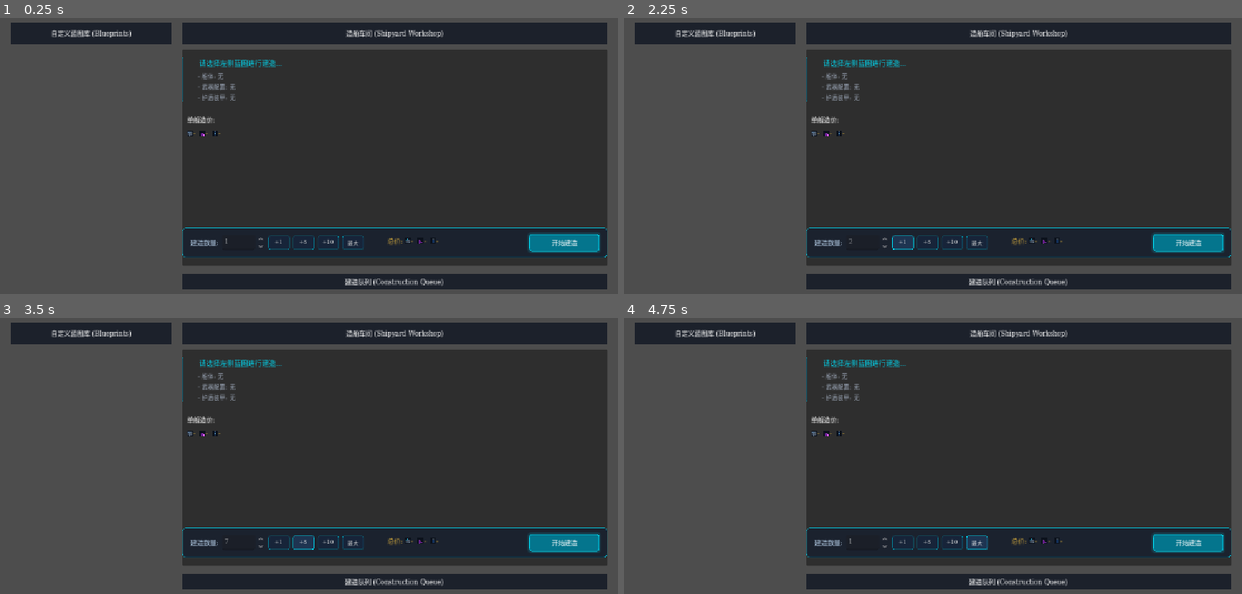
Above: before the commit, frames 1-4 (two rows, left to right).
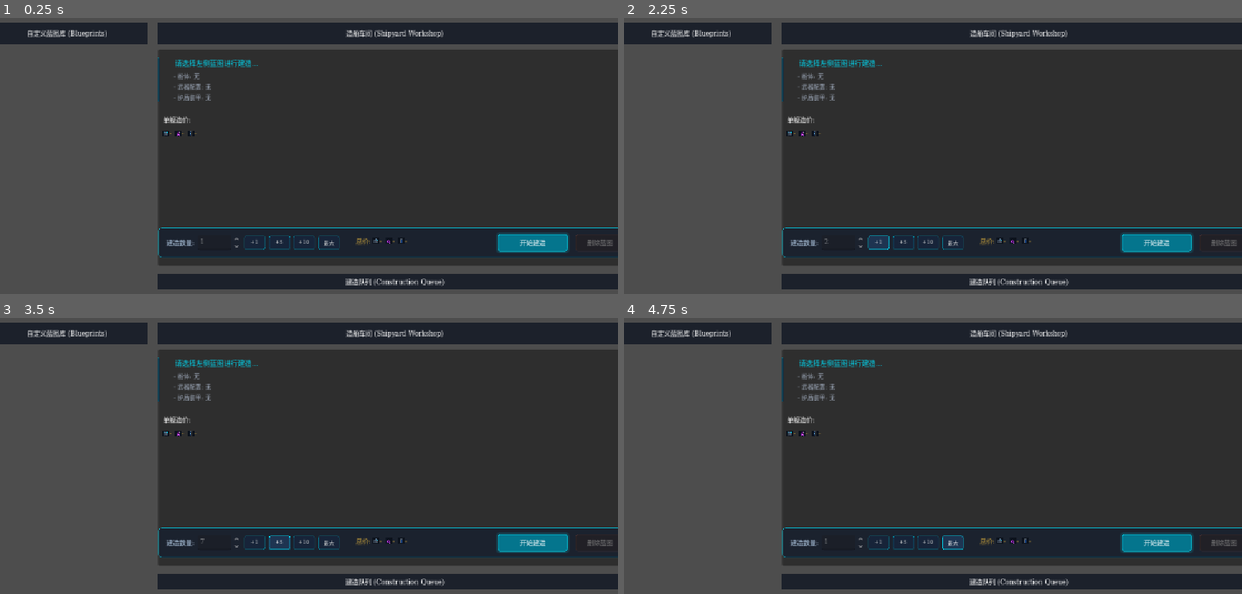
Above: after the commit, the same moments.

Repository: daizi-lab/Xgame
Game: Godot game, scene res://src/ui/shipyard_ui.tscn
Two runs of this game, one before a commit and one after it. Both use one fixed random seed, a clock stepped at 60 frames per second and the inputs below. This scene is started directly instead of the project's main scene.
Inputs:
- Up to frame 1 (0.25 s): no input
- Up to frame 2 (2.25 s): click "开始建造" at 0.5 s; click "开始建造" at 1.25 s; click "+1" at 2 s
- Up to frame 3 (3.5 s): click "+5" at 2.75 s
- Up to frame 4 (4.75 s): click "+10" at 3.5 s; click "最大" at 4.25 s

The runs differ from the first frame. In frame 1, 7.7% of the frame differs, in the area x 0-100%, y 1-99%; in frame 2, 7.9%; in frame 3, 7.8%; in frame 4, 7.8%.

Commit message:
feat: reset ship blueprints on new game and add delete blueprint button to shipyard

Diff:
--- a/src/ui/main_menu.gd
+++ b/src/ui/main_menu.gd
@@ -343,9 +343,12 @@
 	)
 
 	confirm_btn.pressed.connect(func():
-		# Delete old save to start fresh
+		# Delete old save and blueprints to start fresh
 		if FileAccess.file_exists(SAVE_PATH):
 			DirAccess.remove_absolute(SAVE_PATH)
+		var bp_path = "user://ssw_blueprints.json"
+		if FileAccess.file_exists(bp_path):
+			DirAccess.remove_absolute(bp_path)
 
 		# Save selections to static properties of MainGameHub
 		var hub_script = load("res://src/ui/main_game_hub.gd")
--- a/src/ui/shipyard_ui.gd
+++ b/src/ui/shipyard_ui.gd
@@ -19,6 +19,7 @@
 var blueprints: Dictionary = {}
 var selected_bp_name: String = ""
 const BLUEPRINTS_SAVE_PATH = "user://ssw_blueprints.json"
+var delete_button: Button
 
 func initialize(p_planet: Planet, p_global_res: Dictionary) -> void:
 	planet = p_planet
@@ -288,6 +289,79 @@
 			build_button.add_theme_color_override("font_disabled_color", Color(0.5, 0.5, 0.5))
 			build_button.mouse_default_cursor_shape = Control.CURSOR_POINTING_HAND
 
+			# Create delete blueprint button programmatically
+			delete_button = Button.new()
+			delete_button.name = "DeleteBlueprintButton"
+			delete_button.text = "删除蓝图"
+			delete_button.custom_minimum_size = Vector2(90, 32)
+			delete_button.size_flags_vertical = SIZE_SHRINK_CENTER
+			right_hbox.add_child(delete_button)
+
+			# Red warning stylebox for delete button
+			var del_normal = StyleBoxFlat.new()
+			del_normal.bg_color = Color(0.35, 0.12, 0.12, 0.8)
+			del_normal.border_width_left = 1
+			del_normal.border_width_top = 1
+			del_normal.border_width_right = 1
+			del_normal.border_width_bottom = 1
+			del_normal.border_color = Color(1.0, 0.3, 0.2, 1.0)
+			del_normal.corner_radius_top_left = 4
+			del_normal.corner_radius_top_right = 4
+			del_normal.corner_radius_bottom_left = 4
+			del_normal.corner_radius_bottom_right = 4
+			del_normal.shadow_color = Color(1.0, 0.3, 0.2, 0.25)
+			del_normal.shadow_size = 5
+
+			var del_hover = StyleBoxFlat.new()
+			del_hover.bg_color = Color(0.45, 0.15, 0.15, 0.9)
+			del_hover.border_width_left = 1
+			del_hover.border_width_top = 1
+			del_hover.border_width_right = 1
+			del_hover.border_width_bottom = 1
+			del_hover.border_color = Color(1.0, 0.45, 0.35, 1.0)
+			del_hover.corner_radius_top_left = 4
+			del_hover.corner_radius_top_right = 4
+			del_hover.corner_radius_bottom_left = 4
+			del_hover.corner_radius_bottom_right = 4
+			del_hover.shadow_color = Color(1.0, 0.3, 0.2, 0.4)
+			del_hover.shadow_size = 8
+
+			var del_pressed = StyleBoxFlat.new()
+			del_pressed.bg_color = Color(0.28, 0.08, 0.08, 0.9)
+			del_pressed.border_width_left = 1
+			del_pressed.border_width_top = 1
+			del_pressed.border_width_right = 1
+			del_pressed.border_width_bottom = 1
+			del_pressed.border_color = Color(1.0, 0.3, 0.2, 1.0)
+			del_pressed.corner_radius_top_left = 4
+			del_pressed.corner_radius_top_right = 4
+			del_pressed.corner_radius_bottom_left = 4
+			del_pressed.corner_radius_bottom_right = 4
+
+			var del_disabled = StyleBoxFlat.new()
+			del_disabled.bg_color = Color(0.15, 0.12, 0.12, 0.5)
+			del_disabled.border_width_left = 1
+			del_disabled.border_width_top = 1
+			del_disabled.border_width_right = 1
+			del_disabled.border_width_bottom = 1
+			del_disabled.border_color = Color(0.3, 0.2, 0.2, 0.5)
+			del_disabled.corner_radius_top_left = 4
+			del_disabled.corner_radius_top_right = 4
+			del_disabled.corner_radius_bottom_left = 4
+			del_disabled.corner_radius_bottom_right = 4
+			del_disabled.shadow_size = 0
+
+			delete_button.add_theme_stylebox_override("normal", del_normal)
+			delete_button.add_theme_stylebox_override("hover", del_hover)
+			delete_button.add_theme_stylebox_override("pressed", del_pressed)
+			delete_button.add_theme_stylebox_override("disabled", del_disabled)
+			delete_button.add_theme_stylebox_override("focus", del_normal)
+			delete_button.add_theme_color_override("font_color", Color(1, 1, 1))
+			delete_button.add_theme_color_override("font_hover_color", Color(1, 1, 1))
+			delete_button.add_theme_color_override("font_disabled_color", Color(0.5, 0.5, 0.5))
+			delete_button.mouse_default_cursor_shape = Control.CURSOR_POINTING_HAND
+			delete_button.pressed.connect(_on_delete_blueprint_pressed)
+
 			# Swap build_control layout node with the new panel
 			var idx = build_control.get_index()
 			detail_layout.remove_child(build_control)
@@ -403,6 +477,8 @@
 		if ship_preview:
 			ship_preview.texture = null
 			ship_preview.visible = false
+		if delete_button:
+			delete_button.disabled = true
 		return
 
 	var bp = blueprints[selected_bp_name]
@@ -452,6 +528,8 @@
 	]
 
 	quantity_spin.editable = true
+	if delete_button:
+		delete_button.disabled = false
 	_on_quantity_changed(quantity_spin.value)
 
 func _on_quantity_changed(value: float) -> void:
@@ -679,3 +757,21 @@
 		if p.owner_name == planet.owner_name:
 			total_lvl += p.get_building_total_level("shipyard")
 	return total_lvl
+
+func _on_delete_blueprint_pressed() -> void:
+	if selected_bp_name == "" or not blueprints.has(selected_bp_name):
+		return
+
+	blueprints.erase(selected_bp_name)
+
+	# Save updated blueprints to local file
+	var file = FileAccess.open(BLUEPRINTS_SAVE_PATH, FileAccess.WRITE)
+	if file:
+		var json_str = JSON.stringify(blueprints)
+		file.store_string(json_str)
+		file.close()
+		print("[ShipyardUI] Blueprint deleted successfully, updated: ", BLUEPRINTS_SAVE_PATH)
+
+	# Refresh UI
+	_reload_blueprints()
+	_update_detail_view()
